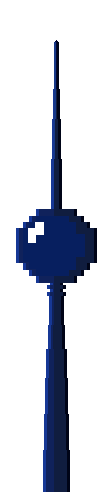
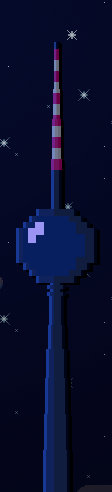
Comparing the layer stacks of the two 112 x 492 images. Changes:
added layer "Layer 10" above "Group 2" over (28, 222, 44, 243)
added group "Group 2" with 2 layers above "Group 1" over (16, 40, 97, 492)
added layer "Layer 11" (40%) in group "Group 2" over (47, 49, 72, 170)
moved "Group 1" (1st of 3, in "Group 2") into group "Group 2", painted on it over (16, 40, 97, 492)
added layer "Layer 12" above "Layer 1" over (0, 0, 112, 492)
